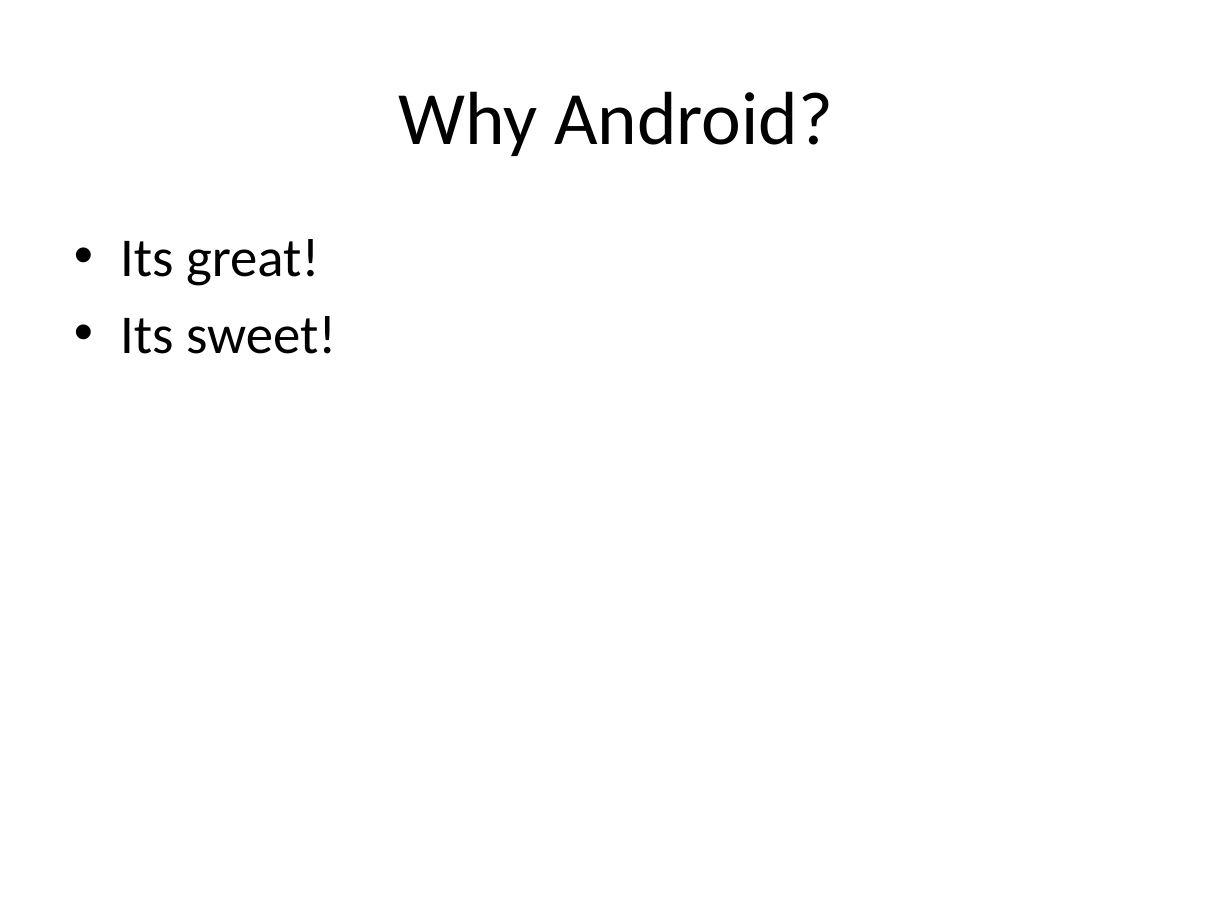
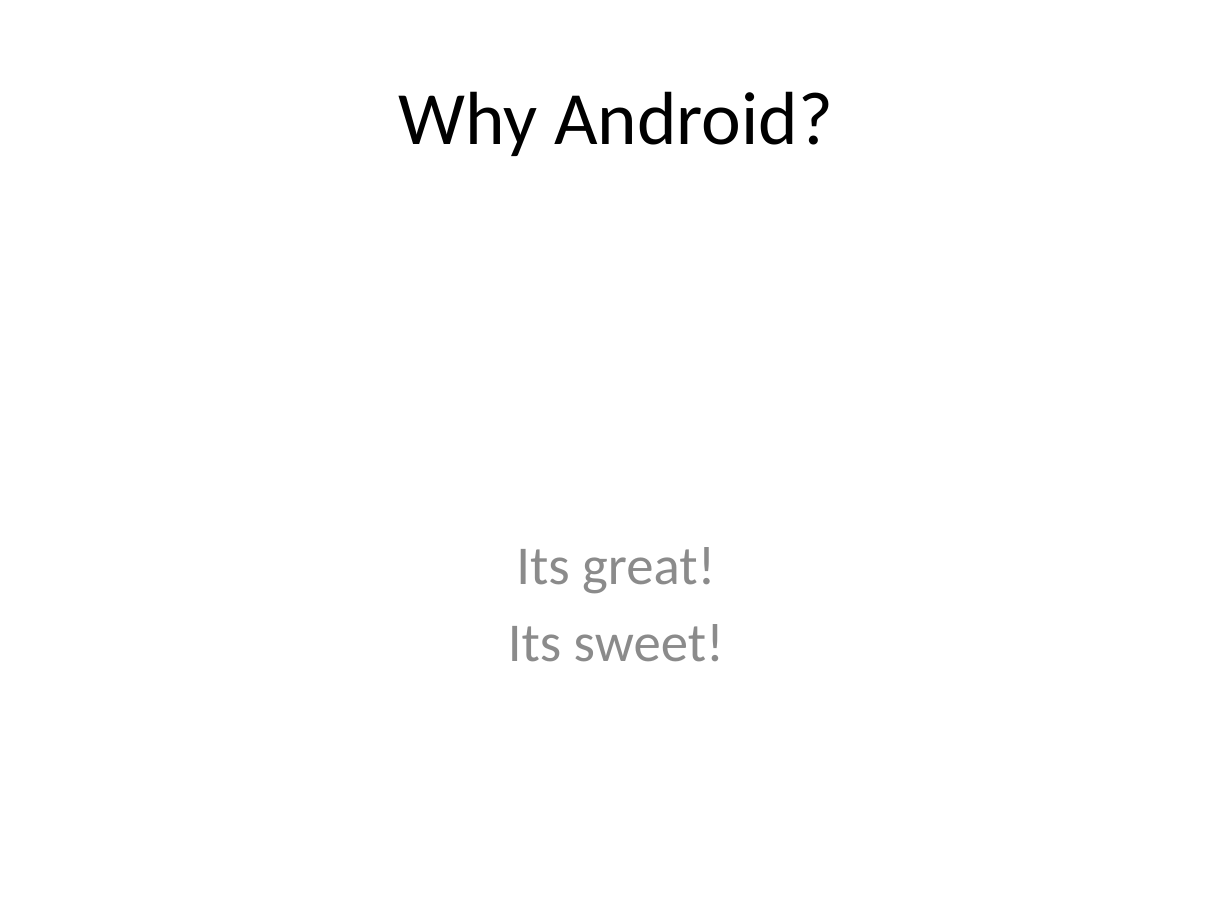
Before and after one commit to pythonicrubyist/powerpoint, a slide deck: slide 7 of samples/pptx/sample.pptx (slide 8 before the commit). Drawn at 1232x924 pixels with LibreOffice and Linux fonts; fonts in the diff are those of the drawing. Boxes give left, top, right and bottom in pixels: in the first picture for what was removed or moved away, otherwise in the second. Text is boxed around its words. In the diff, an @@ line names an element or a change of style, - is before the commit and + after.

```diff
--- a/samples/pptx/sample.pptx
+++ b/samples/pptx/sample.pptx
@@ text "Its great!": place and size @@
-text "Its great!" at (120,239,336,354)
+text "Its great!" at (508,547,724,662)
@@ text "Its great!" at (508,547,724,662): text colour #000000 to #8C8C8C; alignment left to centre; bullet • to none @@
```
Also in this commit, not shown: 4 other slides changed, 1 slide removed, 59 other files.
